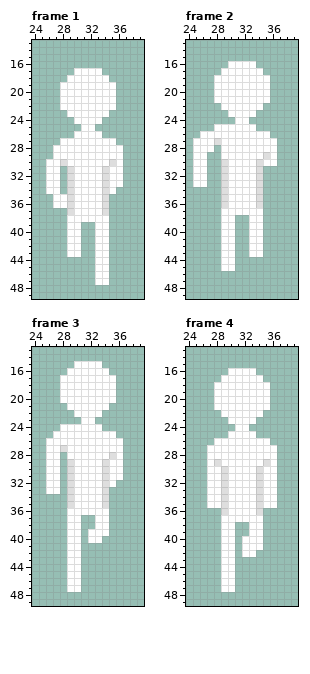
A pixel-art file gets an edit: Assets/Art/Characters/Player/Run/Player_Run_Up.aseprite. Above: the version before the commit.
64x64 pixels, 8 frames. Shown: frame 1: x 24..39, y 13..49; frame 2: x 24..39, y 13..49; frame 3: x 24..39, y 13..49; frame 4: x 24..39, y 13..49. The commit also changed other frames, which this record leaves out.
The same view after the edit:
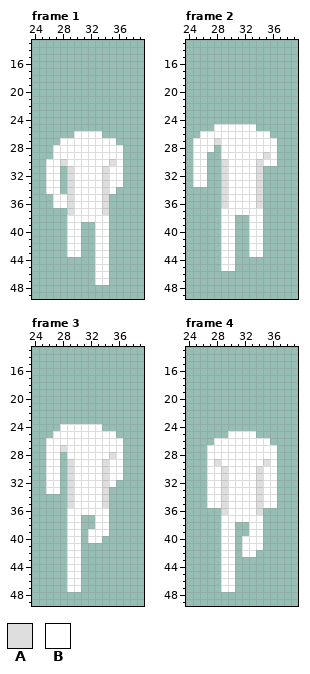
Palette (. is transparent): A #dedede  B #ffffff
Diff:
layer "Body Parts/Head" now hidden
--- frame 1
@@ x 24..39 @@
 16 ................
-17 ......BBBB......
-18 .....BBBBBB.....
-19 ....BBBBBBBB....
-20 ....BBBBBBBB....
-21 ....BBBBBBBB....
-22 ....BBBBBBBB....
-23 .....BBBBBB.....
-24 ......BBBB......
-25 .......BB.......
+17 ................
+18 ................
+19 ................
+20 ................
+21 ................
+22 ................
+23 ................
+24 ................
+25 ................
 26 ......BBBB......
--- frame 2
@@ x 24..39 @@
 15 ................
-16 ......BBBB......
-17 .....BBBBBB.....
-18 ....BBBBBBBB....
-19 ....BBBBBBBB....
-20 ....BBBBBBBB....
-21 ....BBBBBBBB....
-22 .....BBBBBB.....
-23 ......BBBB......
-24 .......BB.......
+16 ................
+17 ................
+18 ................
+19 ................
+20 ................
+21 ................
+22 ................
+23 ................
+24 ................
 25 ....BBBBBB......
--- frame 3
@@ x 24..39 @@
 14 ................
-15 ......BBBB......
-16 .....BBBBBB.....
-17 ....BBBBBBBB....
-18 ....BBBBBBBB....
-19 ....BBBBBBBB....
-20 ....BBBBBBBB....
-21 .....BBBBBB.....
-22 ......BBBB......
-23 .......BB.......
+15 ................
+16 ................
+17 ................
+18 ................
+19 ................
+20 ................
+21 ................
+22 ................
+23 ................
 24 ....BBBBBB......
--- frame 4
@@ x 24..39 @@
 15 ................
-16 ......BBBB......
-17 .....BBBBBB.....
-18 ....BBBBBBBB....
-19 ....BBBBBBBB....
-20 ....BBBBBBBB....
-21 ....BBBBBBBB....
-22 .....BBBBBB.....
-23 ......BBBB......
-24 .......BB.......
+16 ................
+17 ................
+18 ................
+19 ................
+20 ................
+21 ................
+22 ................
+23 ................
+24 ................
 25 ......BBBB......
Boxes around the changes in both pictures, in picture pixels (x1, y1, x2, y2):
erased: (60, 68, 116, 131)
erased: (214, 61, 270, 124)
erased: (60, 361, 116, 424)
erased: (214, 368, 270, 431)
